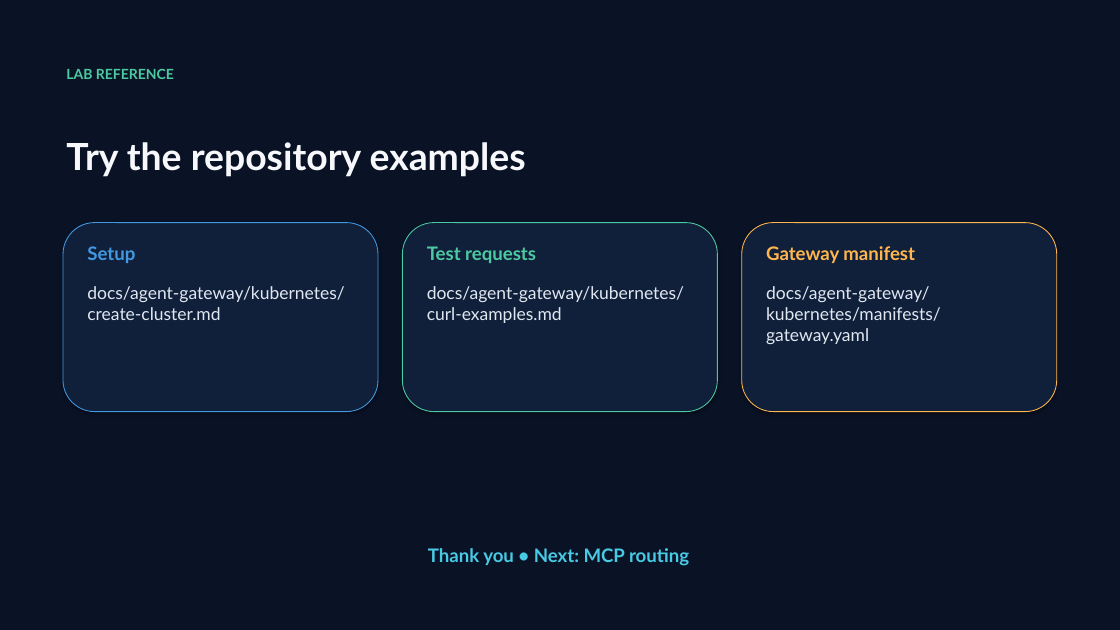
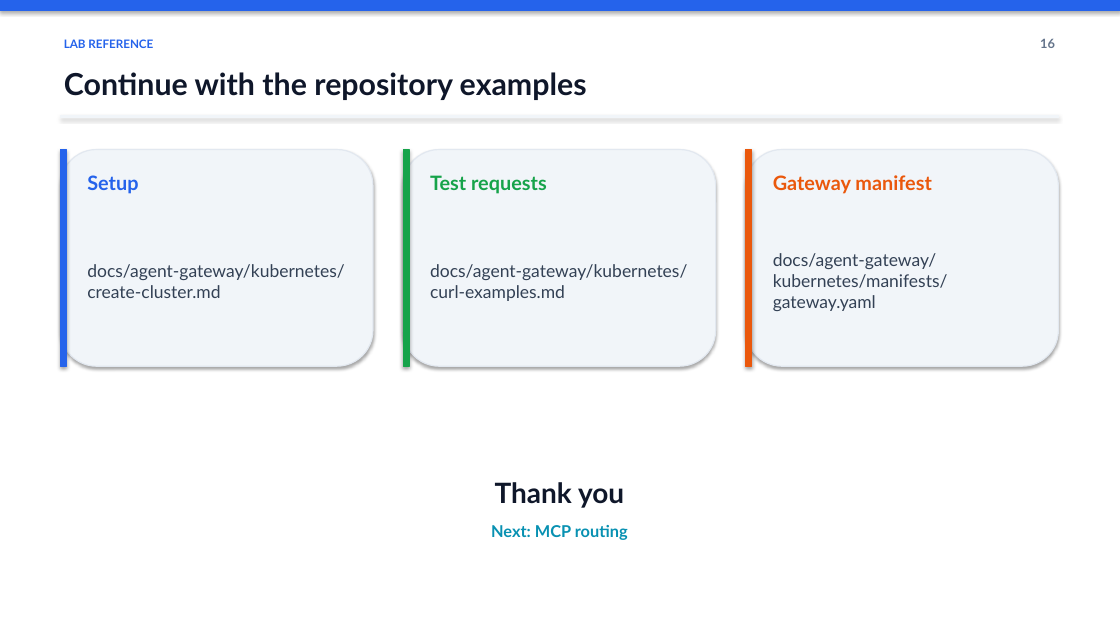
Before and after one commit to mohamedlotfy95/Elsherif-Agentgateway-Labs, a slide deck: slide 16 of docs/presentation/Agentgateway_LLM_Routing_Workshop.pptx. Drawn at 1120x630 pixels with LibreOffice and Linux fonts; fonts in the diff are those of the drawing. Boxes give left, top, right and bottom in pixels: in the first picture for what was removed or moved away, otherwise in the second. Text is boxed around its words. In the diff, an @@ line names an element or a change of style, - is before the commit and + after.

Commit message:
docs: update Agentgateway LLM Routing Workshop presentation

```diff
--- a/docs/presentation/Agentgateway_LLM_Routing_Workshop.pptx
+++ b/docs/presentation/Agentgateway_LLM_Routing_Workshop.pptx
@@ background #0A1226 to #FFFFFF @@
@@ rectangle added at [0,0,1120,10], fill #2563EB, outline #2563EB 1 pt @@
@@ text "LAB REFERENCE": place and size @@
-text "LAB REFERENCE" at [66,69,174,79]
+text "LAB REFERENCE" at [64,39,153,48]
@@ text "LAB REFERENCE" at [64,39,153,48]: size 12 to 10 pt, text colour #4CC9A1 to #2563EB; vertical alignment top to middle @@
@@ text "Continue with the repository examples" at [64,72,587,100]: vertical alignment top to middle @@
@@ text added at [1040,38,1055,48], 11 pt, text #64748B, bold @@
+16
@@ text at [64,72,587,100]: text changed; size 32 to 26 pt; text colour #F6F8FC to #0F172A @@
-Try the repository examples
+Continue with the repository examples
@@ rectangle added at [60,116,1059,118], fill #F1F5F9, outline #F1F5F9 1 pt @@
@@ rounded rectangle: place and size @@
-rounded rectangle at [402,223,718,412]
+rounded rectangle at [60,150,373,366]
@@ rounded rectangle at [60,150,373,366]: fill #101F3A to #F1F5F9; outline #4CC9A1 0.75 pt to #E2E8F0 1 pt @@
@@ rectangle added at [60,150,66,366], fill #2563EB, outline #2563EB 1 pt @@
@@ text "Setup": place and size @@
-text "Setup" at [87,246,135,263]
+text "Setup" at [87,175,138,194]
@@ text "Setup" at [87,175,138,194]: size 16 to 17 pt, text colour #4299E1 to #2563EB; vertical alignment top to middle @@
@@ rounded rectangle added at [403,150,716,366], fill #F1F5F9, outline #E2E8F0 1 pt @@
@@ rectangle added at [403,150,409,366], fill #16A34A, outline #16A34A 1 pt @@
@@ text "Test requests": place and size @@
-text "Test requests" at [427,246,536,263]
+text "Test requests" at [430,175,547,194]
@@ text "Test requests" at [430,175,547,194]: size 16 to 17 pt, text colour #4CC9A1 to #16A34A; vertical alignment top to middle @@
@@ rounded rectangle: place and size @@
-rounded rectangle at [742,223,1057,412]
+rounded rectangle at [746,150,1059,366]
@@ rounded rectangle at [746,150,1059,366]: fill #101F3A to #F1F5F9; outline #FFB74D 0.75 pt to #E2E8F0 1 pt @@
@@ rectangle added at [746,150,752,366], fill #EA580C, outline #EA580C 1 pt @@
@@ text "Gateway manifest": place and size @@
-text "Gateway manifest" at [766,246,915,263]
+text "Gateway manifest" at [773,175,932,194]
@@ text "Gateway manifest" at [773,175,932,194]: size 16 to 17 pt, text colour #FFB74D to #EA580C; vertical alignment top to middle @@
@@ text "docs/agent-gateway/kubernetes/create-cluster.md": place and size @@
-text "docs/agent-gateway/kubernetes/create-cluster.md" at [87,286,344,320]
+text "docs/agent-gateway/kubernetes/create-cluster.md" at [87,264,344,298]
@@ text "docs/agent-gateway/kubernetes/curl-examples.md": place and size @@
-text "docs/agent-gateway/kubernetes/curl-examples.md" at [427,286,684,323]
+text "docs/agent-gateway/kubernetes/curl-examples.md" at [430,264,687,301]
@@ text colour #E0E7F0 to #334155; vertical alignment top to middle in 3 elements at [87,264,344,298], [430,264,687,301], [773,253,948,311] @@
@@ text "docs/agent-gateway/kubernetes/manifests/gateway.yaml": place and size @@
-text "docs/agent-gateway/kubernetes/manifests/gateway.yaml" at [766,286,941,344]
+text "docs/agent-gateway/kubernetes/manifests/gateway.yaml" at [773,253,948,311]
@@ rounded rectangle removed at [63,223,378,412] @@
@@ text added at [495,482,624,508], 24 pt, text #0F172A, bold @@
+Thank you
@@ text "Next: MCP routing" at [491,525,628,540]: vertical alignment top to middle @@
@@ text at [491,525,628,540]: text changed; size 16 to 14 pt; text colour #48CAE4 to #0891B2 @@
-Thank you • Next: MCP routing
+Next: MCP routing
```
Also in this commit, not shown: 13 other slides changed, 2 slides added, 2 slides removed.
